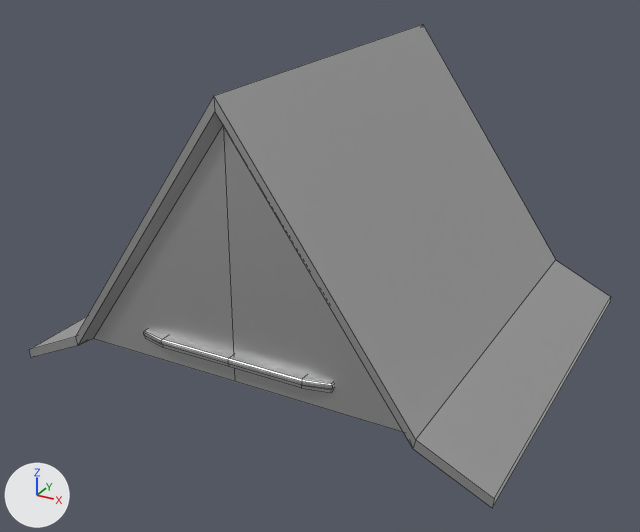
Renders of the FBX model Assets/Models/Modules/Roof_low.fbx from each side of a commit.
Rendered twice from a 50 mm camera at (5.38, -7.51, 5.61) aimed at (-0.04, 2.36, 0.68). The axes (+X, +Y, +Z) are drawn at lower left. The lights are the same throughout. Mesh edges are drawn as thin lines. Where no turn or scale is listed for an object, it has been applied to the vertices.

Script lines for the objects in view, before the commit:
```python
me_roof_low = bpy.data.meshes.new('Roof_low')
me_roof_low.from_pydata(...)  # 110 vertices, 88 faces; spans x -3.34..3.34, y 0.01..5.6, z -0.5..3.52
me_roof_low.materials.append(mat_defaultmaterial)  # light grey #cbcbcb
ob_roof_low = bpy.data.objects.new('Roof_low', me_roof_low)
ob_roof_low.location = (0.0, 0.0, 0.0)
```
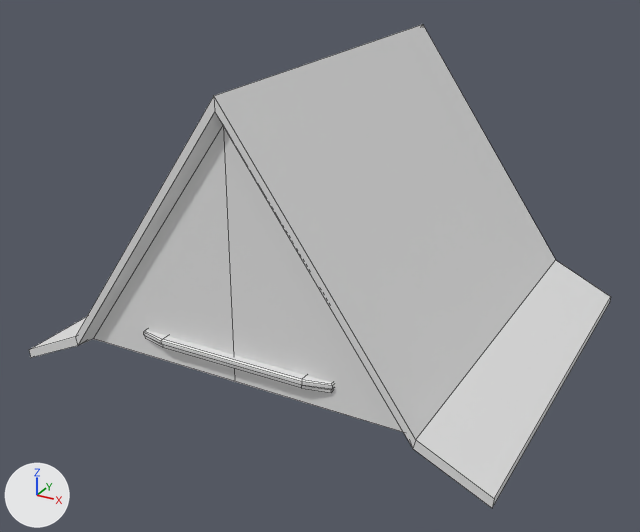
The newer file is also turned or shifted as a whole; pictures and numbers use the older file's frame.

What differs and where, as boxes (x1, y1, x2, y2) in the pictures (640 x 532 px):
part 1 of me_roof_low, cut back: (161, 336, 306, 388) in both
part 2 of me_roof_low, recoloured: (29, 24, 611, 508) in both

The change in detail:
Material 'Material.001' (mat_material_001) is new.
Its base color is (0.8, 0.8, 0.8) (white #e7e7e7).
me_roof_low is used by ob_roof_low; location (0.0, 0.0, 0.0).
me_roof_low had 110 vertices, 88 faces and spanned x -3.34..3.34, y 0.01..5.6, z -0.5..3.52.
me_roof_low now has 96 vertices, 76 faces and spans x -3.34..3.34, y 0.01..5.6, z -0.5..3.52.
Part 1, on me_roof_low:
7 vertices are removed from x -0.01, y 0.03..0.19, z 0.26..0.38.
12 faces are deleted.
6 new faces join them.
me_roof_low part 2: 64 faces spanning x -3.34..3.34, y 0.01..5.6, z -0.5..3.52 switch from mat_defaultmaterial (light grey #cbcbcb) to mat_material_001 (white #e7e7e7).
